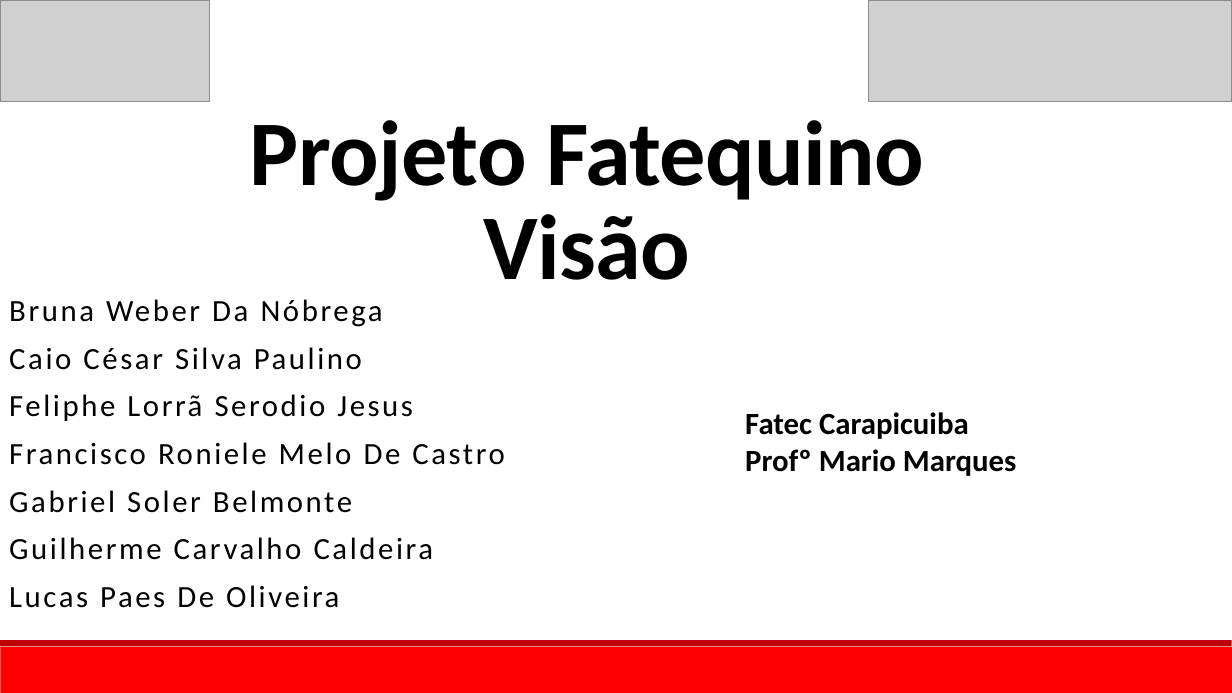
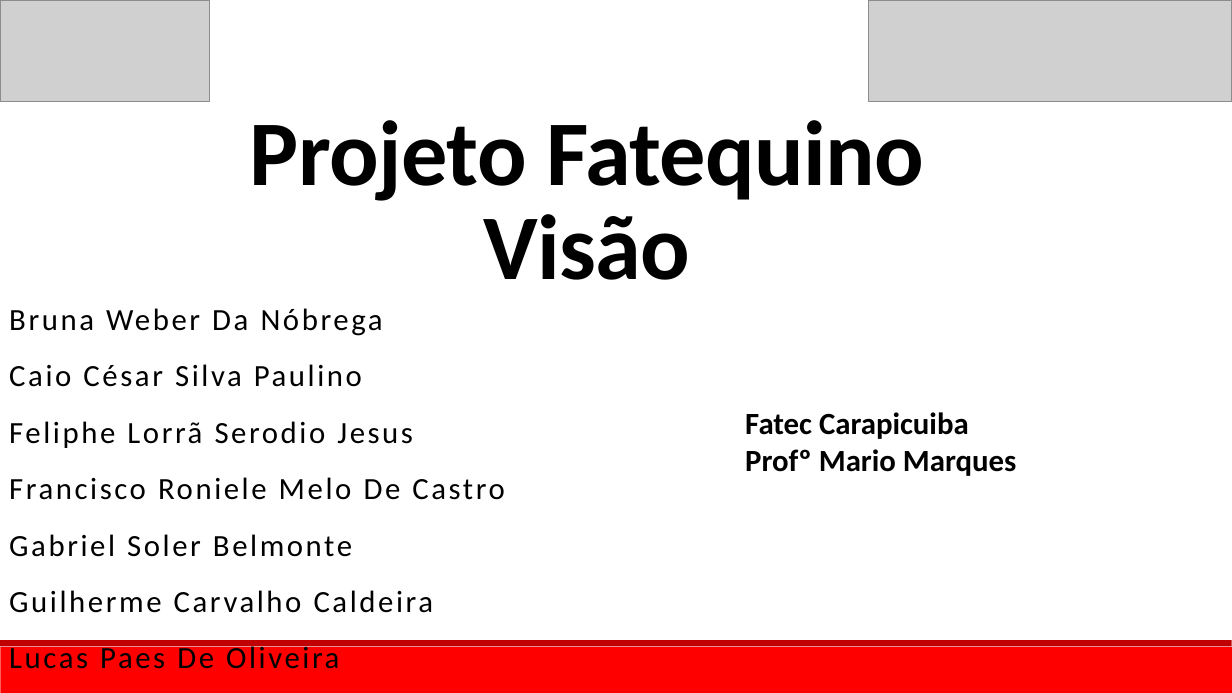
Before and after one commit to Fatequino/Fatequino, a slide deck: slide 1 of Visão/Documentação/Projeto_Fatequino_-_Visão.pptx. Drawn at 1232x693 pixels with LibreOffice and Linux fonts; fonts in the diff are those of the drawing; grey boxes stand for pictures. Boxes give left, top, right and bottom in pixels: in the first picture for what was removed or moved away, otherwise in the second. Text is boxed around its words. In the diff, an @@ line names an element or a change of style, - is before the commit and + after.

Commit message:
Update documentos visão

```diff
--- a/Visão/Documentação/Projeto_Fatequino_-_Visão.pptx
+++ b/Visão/Documentação/Projeto_Fatequino_-_Visão.pptx
@@ subtitle "Bruna Weber Da Nóbrega" at <box>0,294,737,638</box>: line spacing 0.8 to 1.05 @@
```
Also in this commit, not shown: 5 other slides changed, 5 slides added, 1 slide removed, 5 other files.
